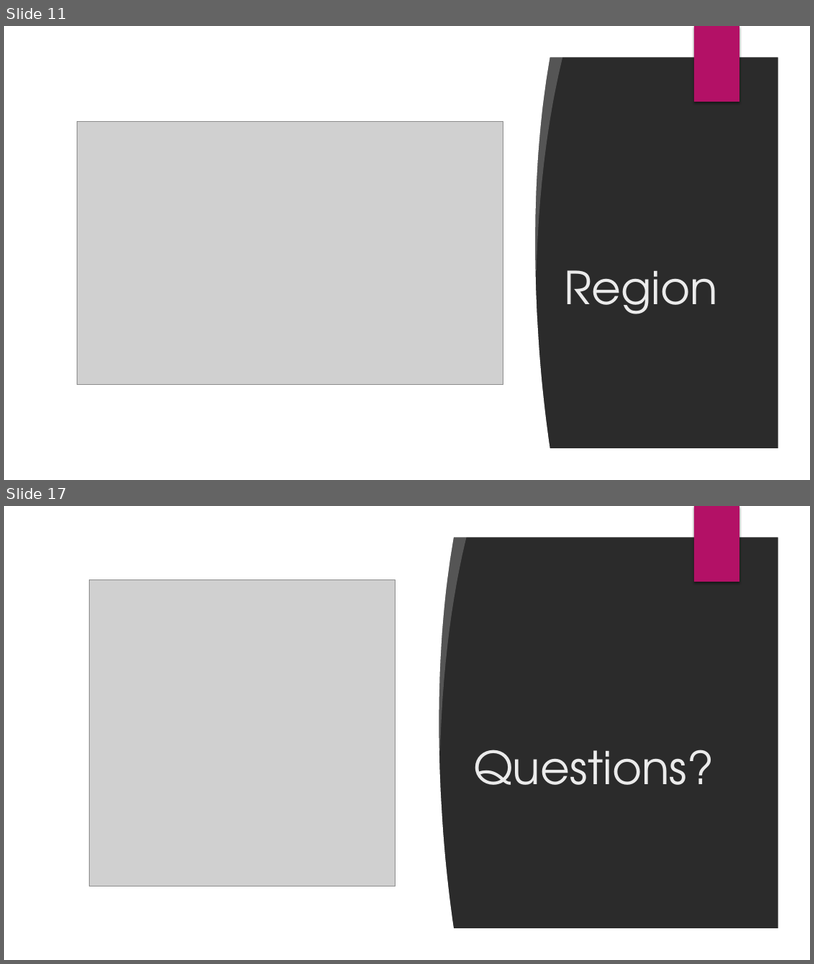
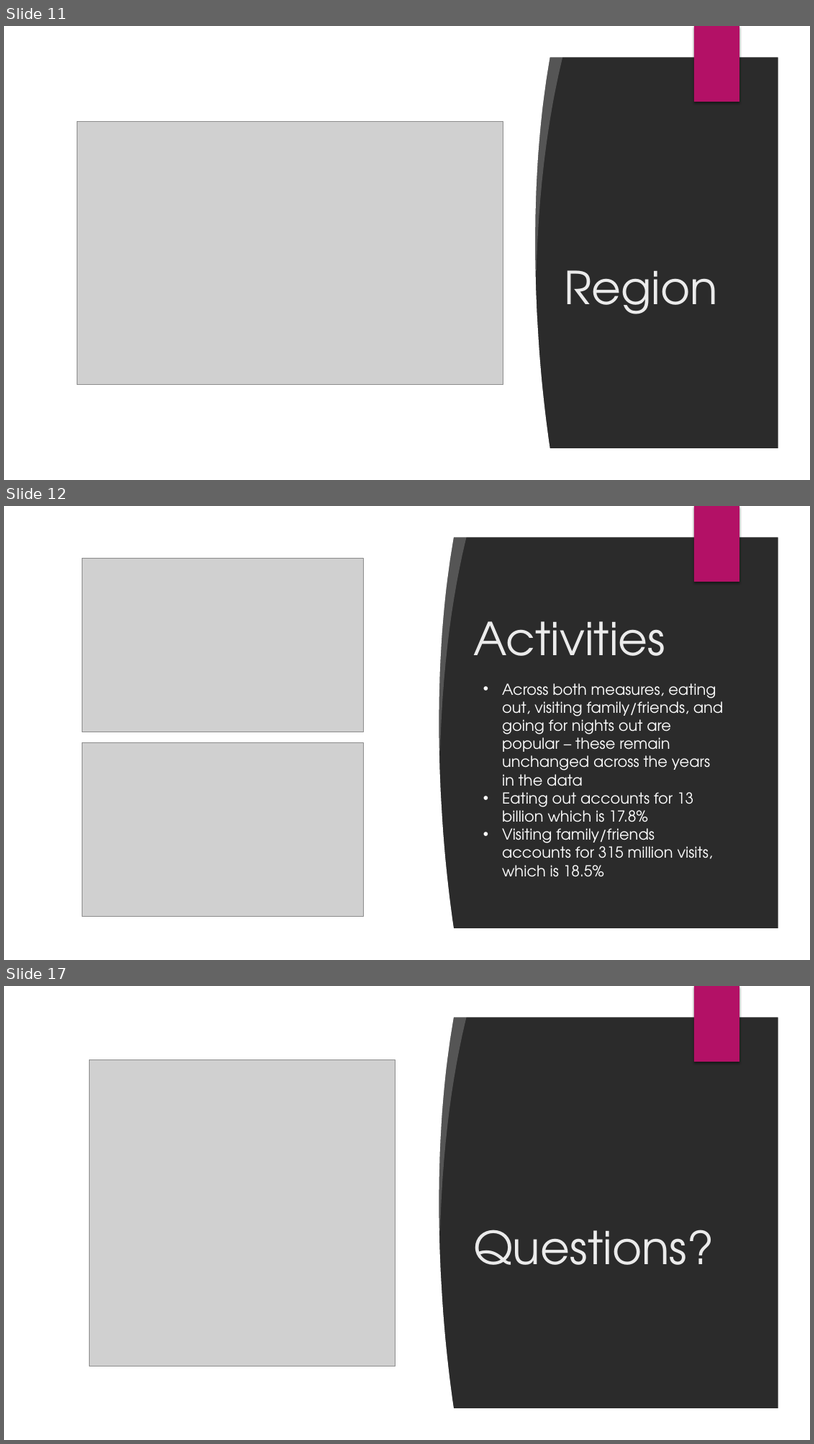
Before and after one commit to louiseshambrook/visit_scotland_final_project, a slide deck: presentation/visit_scotland_presentation.pptx. Shown one above the other, each under a label of ours: slides 11 and 17 before the commit, slides 11, 12 and 17 after it; the slides between them are not shown. The pictures are 814x964 and 814x1444 pixels, drawn with LibreOffice and Linux fonts; fonts in the diff are those of the drawing; grey boxes stand for pictures; background and template pictures are left out; a plain dark background stands for a picture behind light text. Boxes give left, top, right and bottom in pixels: in the first picture for what was removed or moved away, otherwise in the second. Text is boxed around its words. In the diff, an @@ line names an element or a change of style, - is before the commit and + after.

```diff
--- a/presentation/visit_scotland_presentation.pptx
+++ b/presentation/visit_scotland_presentation.pptx
@@ slide 12 added at (4,506,810,960), background picture (left out); not listed: 2 template elements that a slide beside it also shows @@
@@ rectangle added at (32,533,378,933), fill #FFFFFF @@
@@ freeform shape added at (372,533,455,933), fill #FFFFFF @@
@@ freeform shape added at (421,531,468,752), fill #FFFFFF at 20% opacity @@
@@ picture added at (82,558,363,731) @@
@@ title added at (473,621,666,656), 54 pt, text #EBEBEB @@
+Activities
@@ text added at (502,683,724,877), 18 pt, text #FFFFFF @@
+• Across both measures, eating out, visiting family/friends, and going for nights out are popular – these remain unchanged across the years in the data
+• Eating out accounts for 13 billion which is 17.8%
+• Visiting family/friends accounts for 315 million visits, which is 18.5%
@@ picture added at (82,743,363,916) @@
```
Also in this commit, not shown: 9 slides changed, 1 slide removed, 2 other files.
